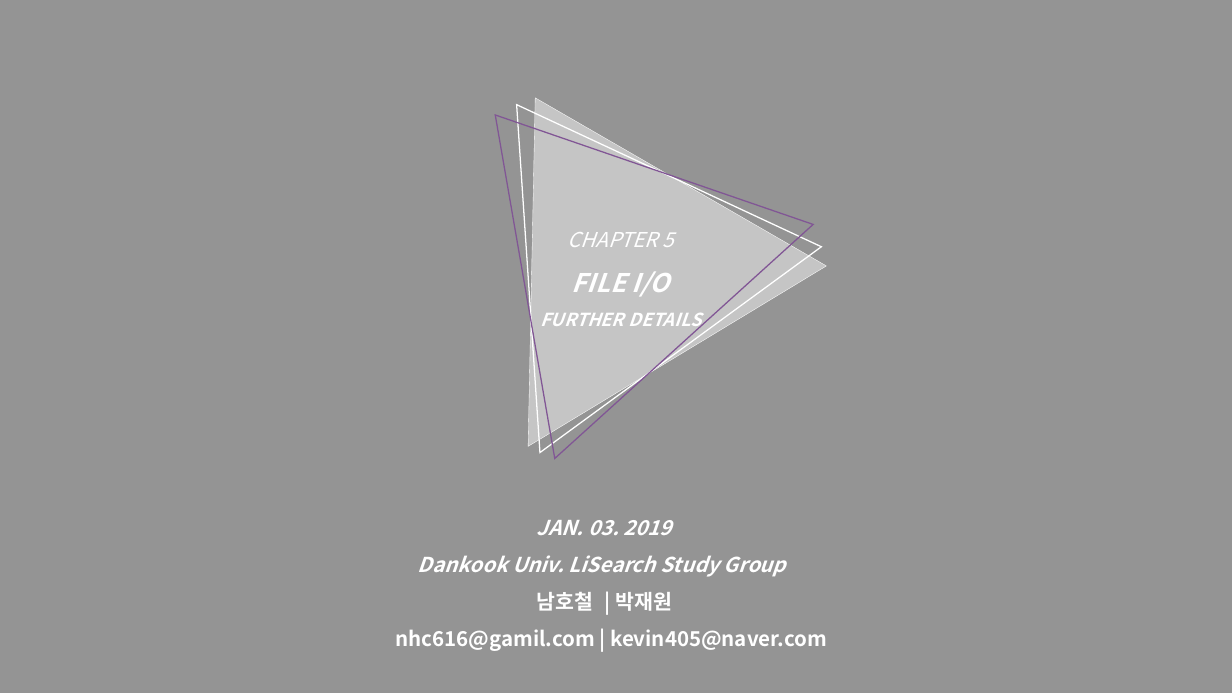
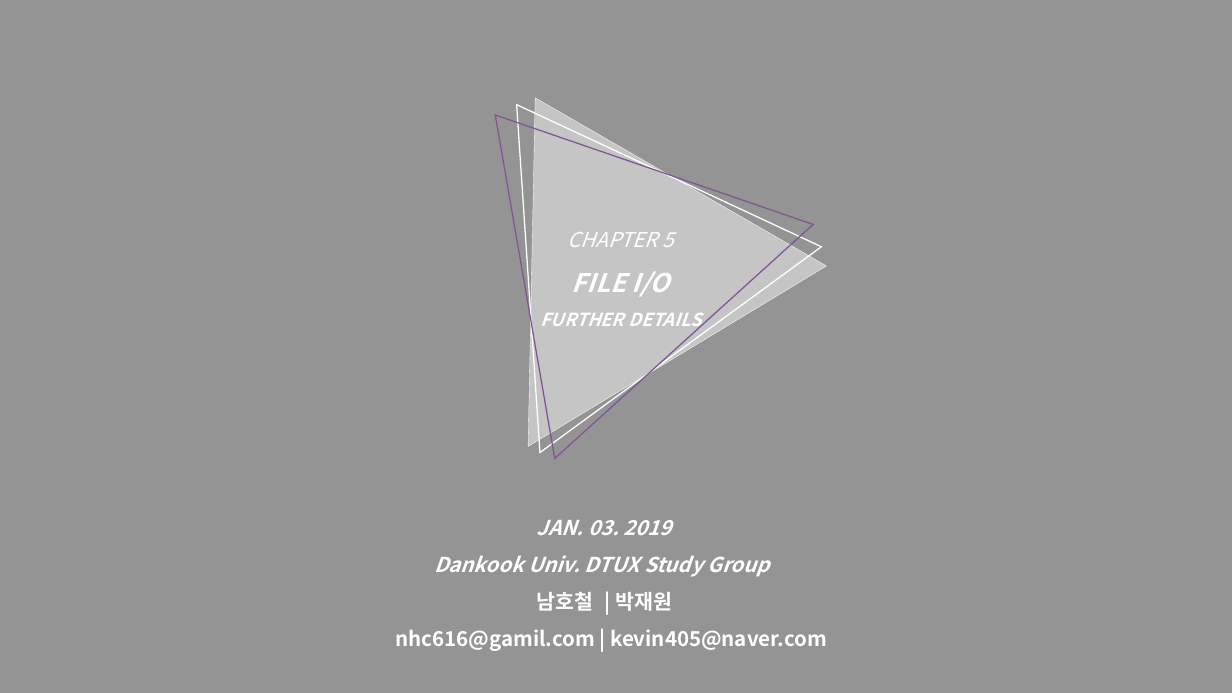
Before and after one commit to shinhojin/LiSearch_Dankook_Univ._Linux_Search, a slide deck: slide 1 of Presentation/CH05 FILE IO FURTHER DETAILS.pptx. Drawn at 1232x693 pixels with LibreOffice and Linux fonts; fonts in the diff are those of the drawing; background and template pictures are left out. Boxes give left, top, right and bottom in pixels: in the first picture for what was removed or moved away, otherwise in the second. Text is boxed around its words. In the diff, an @@ line names an element or a change of style, - is before the commit and + after.

```diff
--- a/Presentation/CH05 FILE IO FURTHER DETAILS.pptx
+++ b/Presentation/CH05 FILE IO FURTHER DETAILS.pptx
@@ text at (434, 555, 769, 577): text changed @@
-Dankook Univ. LiSearch Study Group
+Dankook Univ. DTUX Study Group
```
